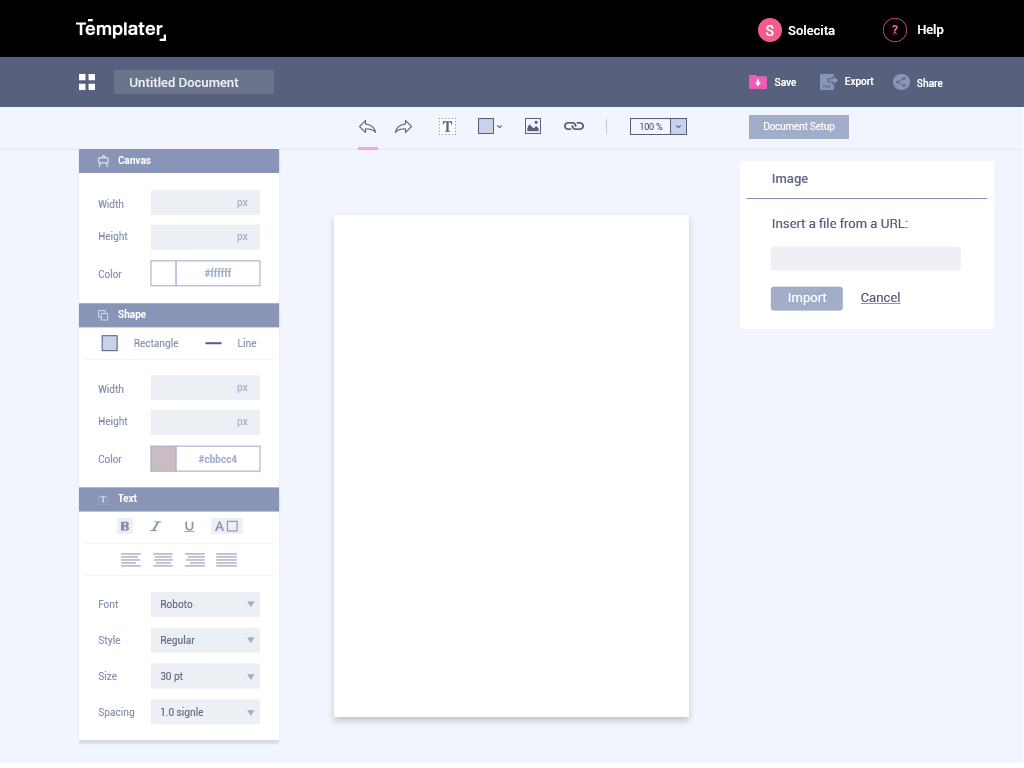
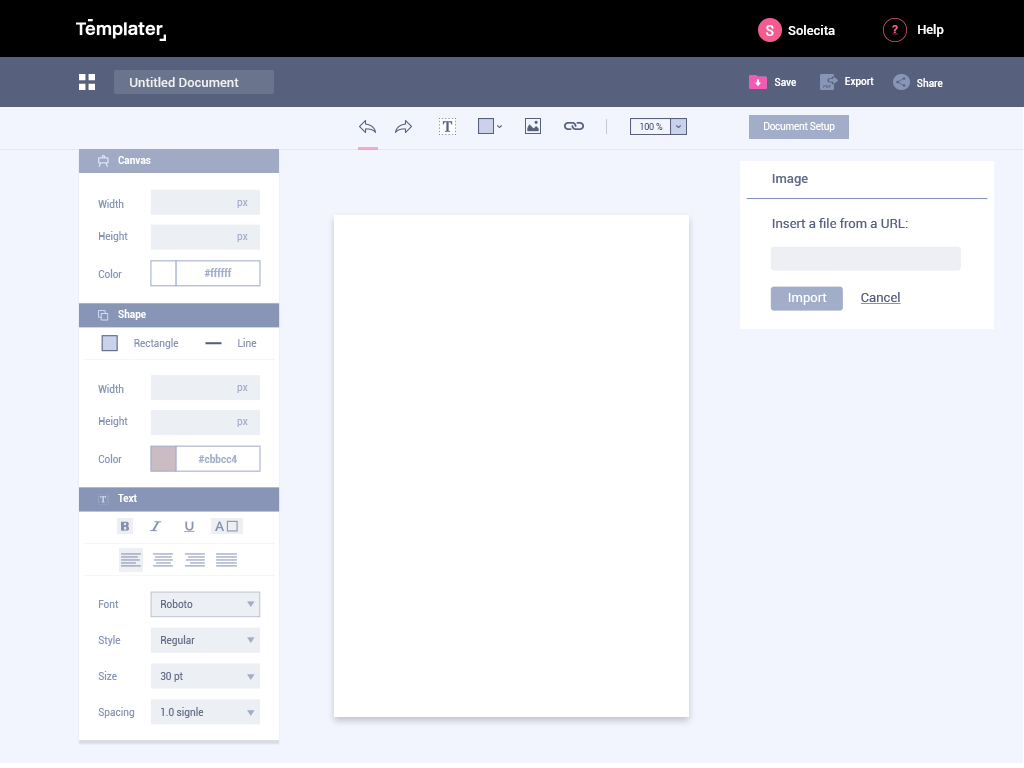
Comparing the layer stacks of the two 1024×768 images. Changes:
added layer "Rectangle 8 copy" (10%) above "Rectangle 8" over [119, 548, 143, 572]
painted on "Vector Smart Object" (5th of 7) over [79, 149, 280, 618]
